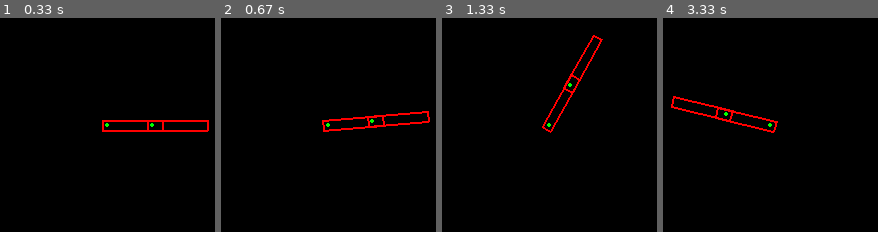
Above: before the commit, frames 1-4 (left to right).
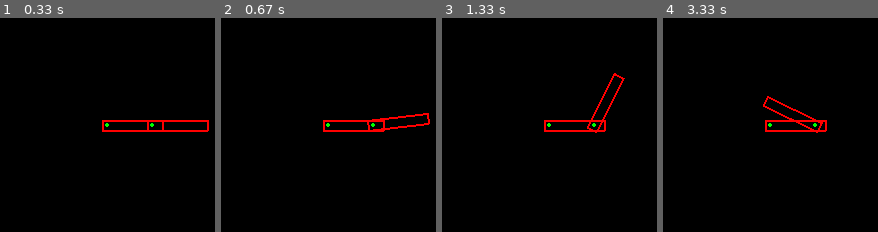
Above: after the commit, the same moments.

Repository: DoYouEvenStackSmash/planning-algorithms-exercises
Game: pygame game, started from src/pygame-prep/kinematic-chain/kinematic-chain.py
The game is run twice, just before and just after one commit, with the same random seed, the same clock (stepped at 60 frames per second) and the same inputs.
Inputs (mouse positions are in pixels of both pictures, inside the frame that each line leads up to):
- Up to frame 1 (0.33 s): no input
- Up to frame 2 (0.67 s): click (outside the picture) at 0.38 s
- Up to frame 3 (1.33 s): click (outside the picture) at 0.72 s
- Up to frame 4 (3.33 s): click (outside the picture) at 2.55 s; click (outside the picture) at 2.88 s; click (outside the picture) at 3.22 s

Frame 1 is identical in both runs. In frame 2, 1.8% of the frame differs, in the area x 46-98%, y 43-54%; in frame 3, 2.0%; in frame 4, 2.1%, in the area x 3-77%, y 36-54%.

Commit message:
added rotation struct for keeping chain updates organized

Diff:
--- a/src/pygame-prep/kinematic-chain/chain_link.py
+++ b/src/pygame-prep/kinematic-chain/chain_link.py
@@ -50,6 +50,18 @@
   def get_rad_angle(self):
     return self.rad_angle
 
+class TransformStruct:
+  def __init__(self):
+    self.rotation_matrix = None
+    self.target_rad = None
+    self.link_chain = None
+    self.anchor_link_index = None
+    self.pivot_link_index = None
+    self.moves = None
+    self.step_rad = None
+
+  def get_link(self, index):
+    return self.link_chain[index]
 # radius = linkage_len
 # chord_len = distance_to_target
 # center_angle = np.arcsin(chord_len / 2 * radius)
--- a/src/pygame-prep/kinematic-chain/kinematic-chain.py
+++ b/src/pygame-prep/kinematic-chain/kinematic-chain.py
@@ -3,7 +3,7 @@
 import time
 import sys
 import numpy as np
-from chain_link import Point,Link
+from chain_link import Point,Link, TransformStruct
 
 
 def create_display(width, height):
@@ -49,7 +49,8 @@
 
 
 
-def rotation(screen, link_base, link_chain, target_point):
+
+def rotation(screen, link_base, link_chain, target_point, t):
   t_x, t_y = target_point
   o_x, o_y = link_base.get_origin().get_coord()
   base_rad = link_base.get_rad_angle()
@@ -67,15 +68,23 @@
     moves = 1
 
   step_rad = rotation / int(moves)
-  orig = link_base.get_origin()
+  # orig = link_base.get_origin()
   cc_rotation_matrix = get_cc_rotation_matrix(step_rad)
-  for i in range(int(moves)):
-    for j in range(len(link_chain)):
-      rotate_link(orig, link_chain[j], cc_rotation_matrix)
-    draw_frame(screen, link_chain)
-    time.sleep(0.01)
 
-  link_base.set_rad_angle(target_rad)
+
+  t.rotation_matrix = cc_rotation_matrix
+  t.target_rad = target_rad
+  t.moves = moves
+  t.step_rad = step_rad
+
+
+  # for i in range(int(moves)):
+  #   for j in range(len(link_chain)):
+  #     rotate_link(orig, link_chain[j], cc_rotation_matrix)
+  #   draw_frame(screen, link_chain)
+  #   time.sleep(0.01)
+
+  # link_base.set_rad_angle(target_rad)
 
 
 def main():
@@ -98,6 +107,10 @@
   # for i in a:
   #   b.append(i.get_coord())
   draw_frame(screen, link_chain)
+  t = TransformStruct()
+  t.link_chain = link_chain
+  t.anchor_link_index = 0
+  t.pivot_link_index = 1
   # draw_polygon(screen, b)
   # draw_dot(screen, link_1.get_origin())
 
@@ -105,6 +118,12 @@
     for event in pygame.event.get():
       if event.type ==pygame.QUIT: sys.exit()
       if event.type == pygame.MOUSEBUTTONUP:
-        rotation(screen, link_1, link_chain, pygame.mouse.get_pos())
+        rotation(screen, t.get_link(1), [], pygame.mouse.get_pos(), t)
+        for i in range(int(t.moves)):
+          for j in range(t.pivot_link_index, len(t.link_chain)):
+            rotate_link(t.get_link(t.pivot_link_index).get_origin(), t.link_chain[j], t.rotation_matrix)
+          draw_frame(screen, t.link_chain)
+          time.sleep(0.01)
+        t.get_link(t.pivot_link_index).set_rad_angle(t.target_rad)
 
 main()
